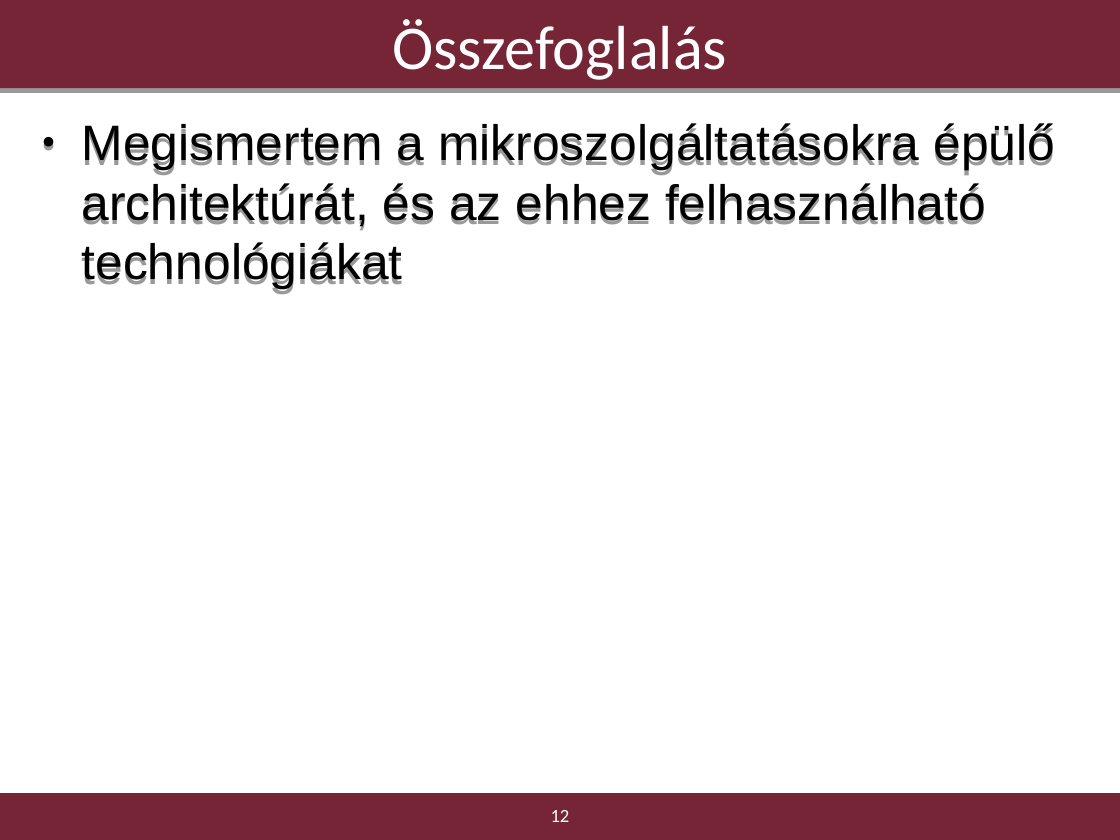
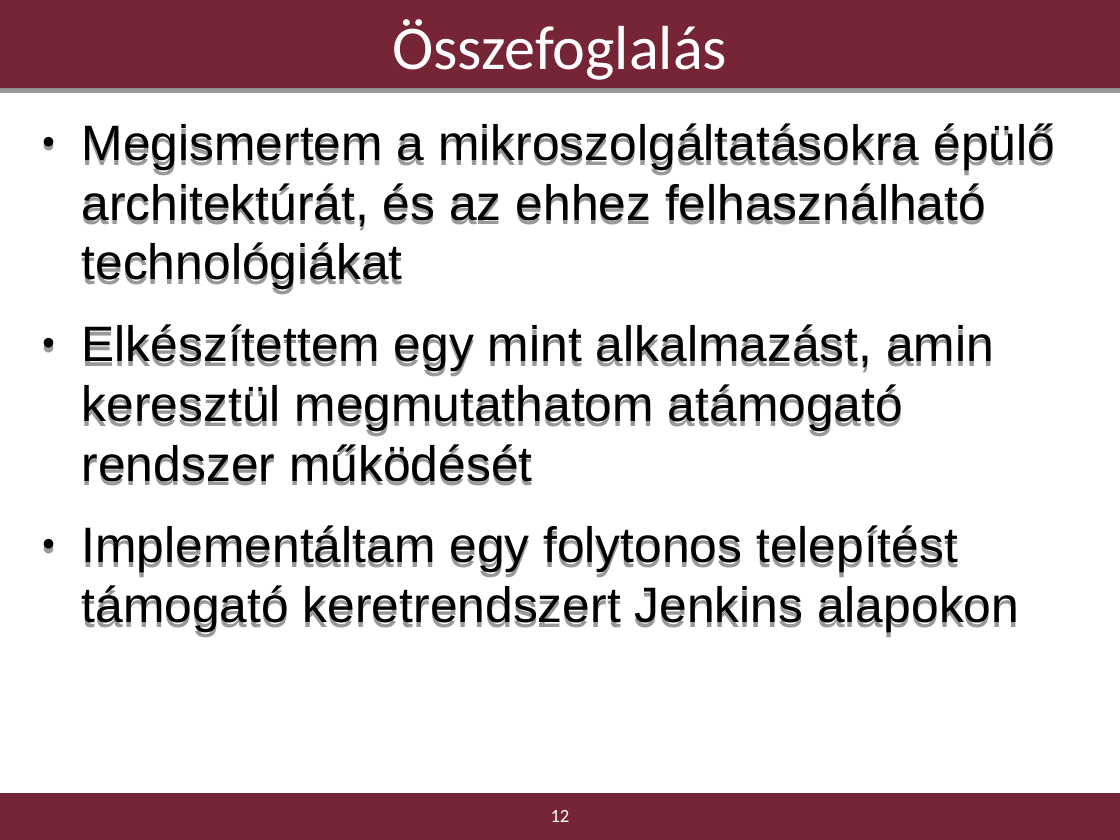
Before and after one commit to borlayda/dipterv2016-microservice, a slide deck: slide 12 of diplomaterv-cykkop.odp. Drawn at 1120x840 pixels with LibreOffice and Linux fonts; fonts in the diff are those of the drawing; background and template pictures are left out. Boxes give left, top, right and bottom in pixels: in the first picture for what was removed or moved away, otherwise in the second. Text is boxed around its words. In the diff, an @@ line names an element or a change of style, - is before the commit and + after.

```diff
--- a/diplomaterv-cykkop.odp
+++ b/diplomaterv-cykkop.odp
@@ text at box(82, 326, 1019, 637): paragraphs added @@
+● Elkészítettem egy mint alkalmazást, amin keresztül megmutathatom atámogató rendszer működését
+● Implementáltam egy folytonos telepítést támogató keretrendszert Jenkins alapokon
```
Also in this commit, not shown: 1 slide added, 1 slide removed.
